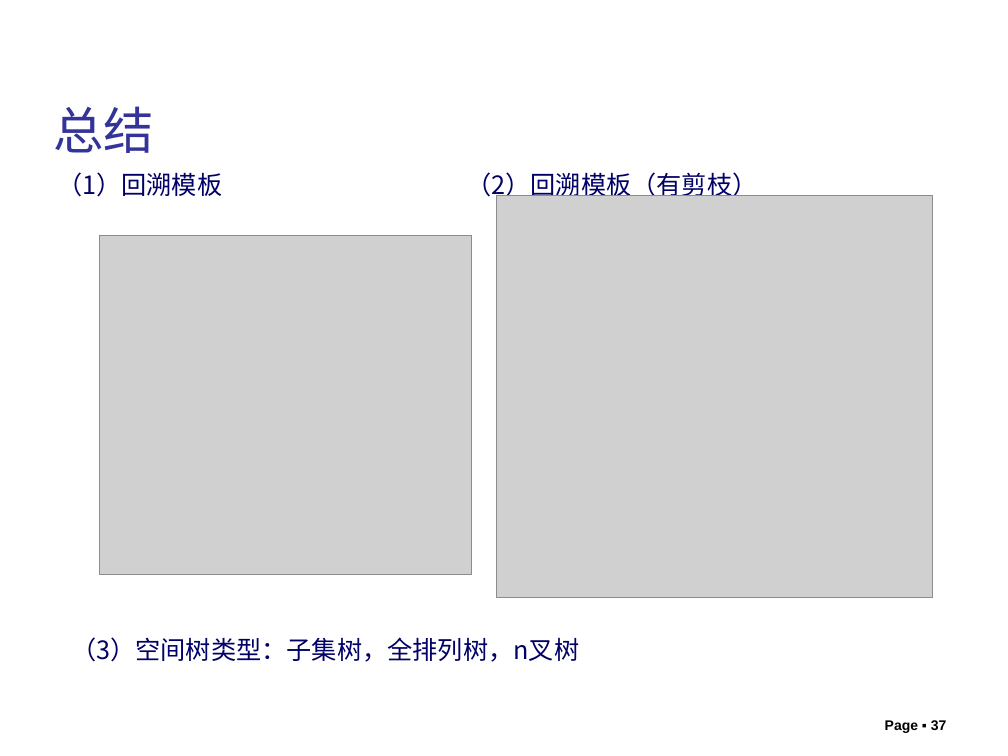
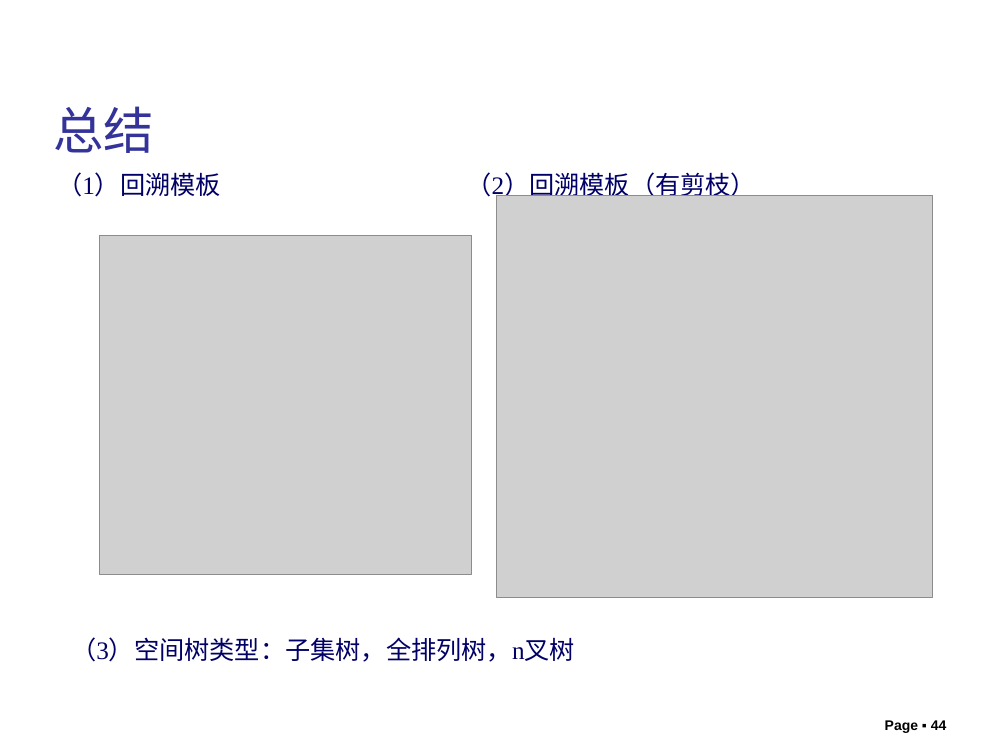
Before and after one commit to liutongling/DP, a slide deck: slide 44 of file/第6章 回朔法.pptx (slide 37 before the commit). Drawn at 1008x756 pixels with LibreOffice and Linux fonts; fonts in the diff are those of the drawing; grey boxes stand for pictures; background and template pictures are left out. Boxes give left, top, right and bottom in pixels: in the first picture for what was removed or moved away, otherwise in the second. Text is boxed around its words. In the diff, an @@ line names an element or a change of style, - is before the commit and + after.

```diff
--- a/file/第6章 回朔法.pptx
+++ b/file/第6章 回朔法.pptx
@@ font Noto Sans CJK SC to Times New Roman in 3 elements at <box>57,172,221,197</box>, <box>466,172,756,200</box>, <box>71,637,575,662</box> @@
@@ page number at <box>885,720,947,733</box>: text changed @@
-Page ▪ 37
+Page ▪ 44
```
Also in this commit, not shown: 7 slides added, 2 other files.
